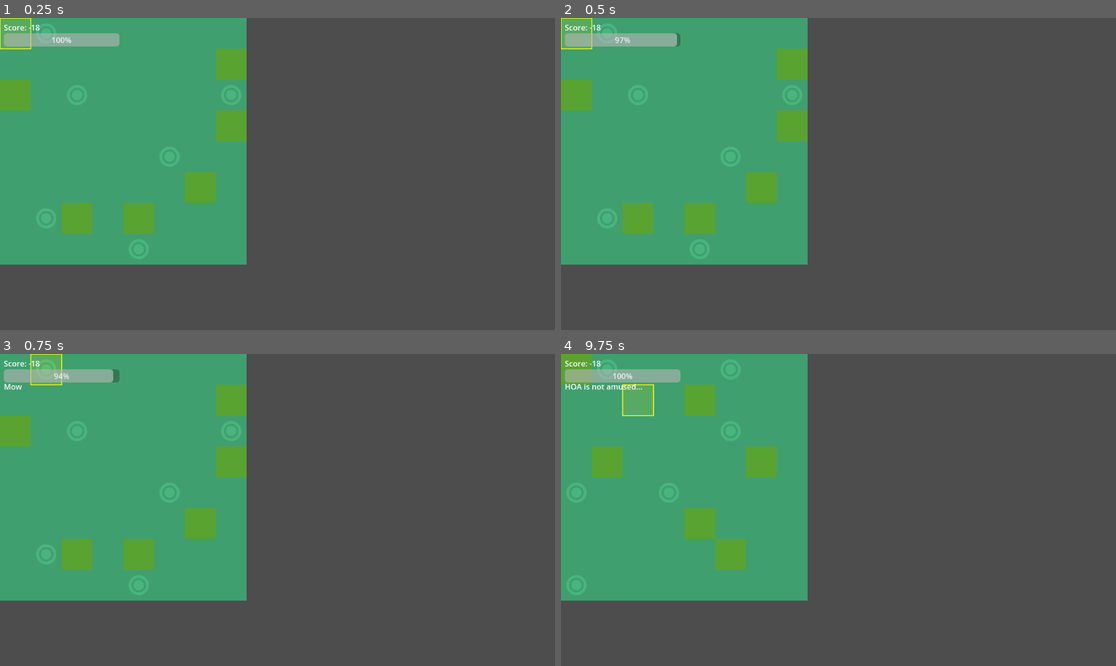
Above: before the commit, frames 1-4 (two rows, left to right).
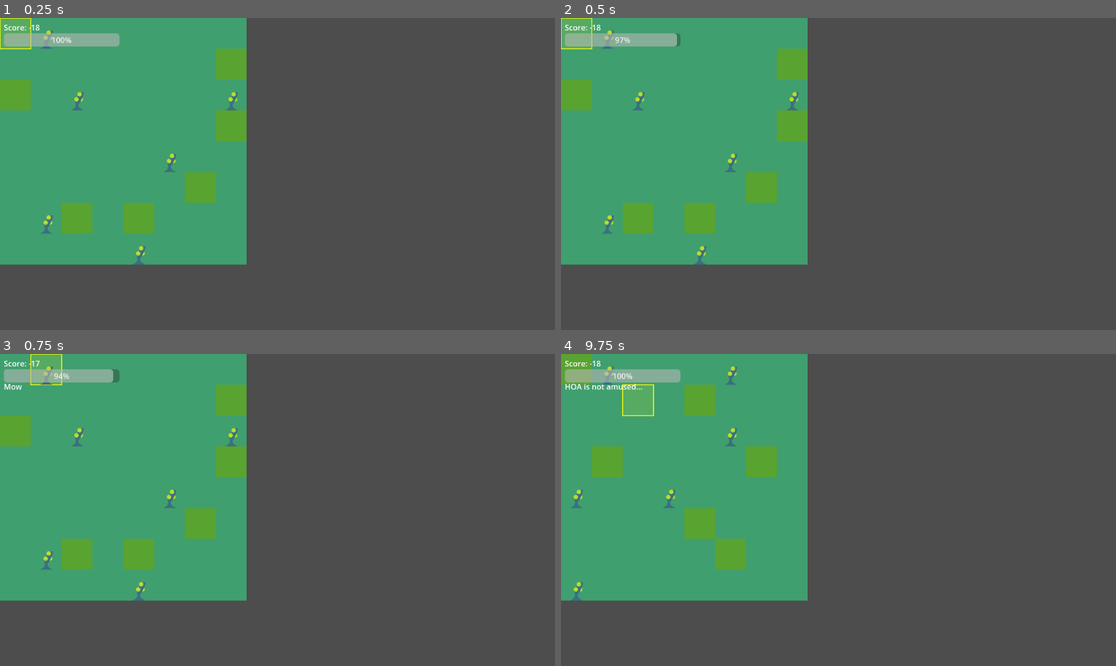
Above: after the commit, the same moments.

Repository: mcelroyian/lawndemonium
Game: Godot game, scene res://scenes/Main.tscn
Two runs of this game, one before a commit and one after it. Both use one fixed random seed, a clock stepped at 60 frames per second and the inputs below.
Inputs:
- Up to frame 1 (0.25 s): no input
- Up to frame 2 (0.5 s): no input
- Up to frame 3 (0.75 s): tap Enter at 0.5 s; hold D (move_right) from 0.53 s (still down); hold Space (action) from 0.53 s (still down)
- Up to frame 4 (9.75 s): release D (move_right) at 1.28 s; release Space (action) at 1.28 s; hold S (move_down) 1.28-2.03 s; tap Space (action) at 1.35, 2.3, 2.85, 3.5, 4.55, 5, 5.85, 6.8, 7.35, 9.05 s; hold D (move_right) 2.03-2.78 s; hold Tab (toggle_action) 2.03-2.78 s; tap Enter at 2.75, 4.25 s; hold W (move_up) 2.78-3.53 s; hold Space (action) 3.53-4.28 s; hold A (move_left) 3.53-5.03 s; tap Tab (toggle_action) at 4.35, 8.85 s; hold S (move_down) 5.03-5.78 s; hold Space (action) 5.03-5.78 s; hold D (move_right) 5.78-6.53 s; hold W (move_up) 6.53-7.28 s; hold Tab (toggle_action) 6.53-7.28 s; hold D (move_right) 7.28-8.03 s; hold S (move_down) 8.03-8.78 s; hold Space (action) 8.03-8.78 s; hold A (move_left) 8.78-9.5 s; click "Restart" at 9.5 s

The runs differ from the first frame. In frame 1, 0.4% of the frame differs, in the area x 7-43%, y 4-80%; in frame 2, 0.4%; in frame 3, 0.4%, in the area x 6-43%, y 2-80%; in frame 4, 0.4%.

Commit message:
Add weeds layer to Board and implement weed management logic

Diff:
--- a/scenes/Main.tscn
+++ b/scenes/Main.tscn
@@ -13,6 +13,7 @@
 [node name="Board" type="TileMapLayer" parent="."]
 tile_set = ExtResource("2_vcsgt")
 script = ExtResource("2")
+weeds_layer_path = NodePath("../Weeds")
 
 [node name="Cursor" type="Node2D" parent="."]
 script = ExtResource("3")
@@ -45,3 +46,7 @@
 [node name="SFX" type="AudioStreamPlayer" parent="."]
 
 [node name="TurnTimer" type="Timer" parent="."]
+
+[node name="Weeds" type="TileMapLayer" parent="."]
+z_index = 10
+tile_set = ExtResource("2_vcsgt")
--- a/scripts/Board.gd
+++ b/scripts/Board.gd
@@ -9,7 +9,7 @@
 const BAD := 0
 const OK := 1
 const GOOD := 2
-const WEED := 3
+const WEED := 3 # kept for atlas lookup, not stored in ground tiles
 const DIRT := 4
 
 const SCORE_BAD := -1
@@ -19,6 +19,11 @@
 
 var tiles: Array = []
 var _atlas_source_id: int = -1
+var weed_mask: Array = [] # 2D bool array matching GRID_SIZE; true if weed present
+
+@export var weeds_layer_path: NodePath
+@onready var weeds_layer: TileMapLayer = get_node_or_null(weeds_layer_path) as TileMapLayer
+@export var weed_atlas_position: Vector2i = Vector2i(11, 7)
 
 # Mapping from our logical tile ids -> atlas coordinates.
 # Defaults to first 5 tiles on the top row. Configure in Inspector if desired.
@@ -42,6 +47,12 @@
 		tiles[y].resize(GRID_SIZE.x)
 		for x in range(tiles[y].size()):
 			tiles[y][x] = OK
+	weed_mask.resize(GRID_SIZE.y)
+	for y in range(weed_mask.size()):
+		weed_mask[y] = []
+		weed_mask[y].resize(GRID_SIZE.x)
+		for x in range(GRID_SIZE.x):
+			weed_mask[y][x] = false
 
 func randomize_start(weed_count: int = 6, bad_count: int = 6) -> void:
 	_init_grid()
@@ -52,7 +63,7 @@
 	coords.shuffle()
 	for i in range(weed_count):
 		var p: Vector2i = coords.pop_back()
-		set_tile(p, WEED)
+		_set_weed(p, true)
 	for i in range(bad_count):
 		var p2: Vector2i = coords.pop_back()
 		set_tile(p2, BAD)
@@ -85,8 +96,8 @@
 	var t := get_tile(p)
 	var changed := false
 	if action == "pull":
-		if t == WEED:
-			set_tile(p, OK)
+		if weed_mask[p.y][p.x]:
+			_set_weed(p, false)
 			changed = true
 	else:
 		if t == BAD:
@@ -104,9 +115,9 @@
 		for x in range(GRID_SIZE.x):
 			var p := Vector2i(x, y)
 			var t := get_tile(p)
-			if t == BAD or t == OK:
+			if (t == BAD or t == OK) and not weed_mask[y][x]:
 				if rng.randf() < spawn_chance:
-					set_tile(p, WEED)
+					_set_weed(p, true)
 
 func calc_score() -> int:
 	var s: int = 0
@@ -119,8 +130,8 @@
 					s += SCORE_OK
 				BAD:
 					s += SCORE_BAD
-				WEED:
-					s += SCORE_WEED
+			if weed_mask[y][x]:
+				s += SCORE_WEED
 	return s
 
 func count_eligible_weed_tiles() -> int:
@@ -129,7 +140,7 @@
 	for y in range(GRID_SIZE.y):
 		for x in range(GRID_SIZE.x):
 			var t: int = tiles[y][x]
-			if t == BAD or t == OK:
+			if (t == BAD or t == OK) and not weed_mask[y][x]:
 				c += 1
 	return c
 
@@ -175,6 +186,14 @@
 		_atlas_source_id = ts.add_source(atlas)
 		tile_set = ts
 
+	# Ensure the weeds layer shares this tileset so atlas coords match
+	if weeds_layer:
+		if weeds_layer.tile_set == null:
+			weeds_layer.tile_set = tile_set
+		# In case weeds layer had a different tileset, replace to keep atlas ids aligned
+		elif weeds_layer.tile_set != tile_set:
+			weeds_layer.tile_set = tile_set
+
 func _redraw_all() -> void:
 	if _atlas_source_id == -1:
 		return
@@ -184,3 +203,20 @@
 			var id: int = tiles[y][x]
 			var coord := tile_atlas_positions[id] if id >= 0 and id < tile_atlas_positions.size() else Vector2i(id, 0)
 			set_cell(Vector2i(x, y), _atlas_source_id, coord)
+	if weeds_layer:
+		weeds_layer.clear()
+		for y in range(GRID_SIZE.y):
+			for x in range(GRID_SIZE.x):
+				if weed_mask[y][x]:
+					weeds_layer.set_cell(Vector2i(x, y), _atlas_source_id, weed_atlas_position)
+
+func _set_weed(p: Vector2i, present: bool) -> void:
+	if not is_in_bounds(p):
+		return
+	weed_mask[p.y][p.x] = present
+	if weeds_layer and _atlas_source_id != -1:
+		if present:
+			weeds_layer.set_cell(p, _atlas_source_id, weed_atlas_position)
+		else:
+			weeds_layer.erase_cell(p)
+	emit_signal("score_changed", calc_score())
